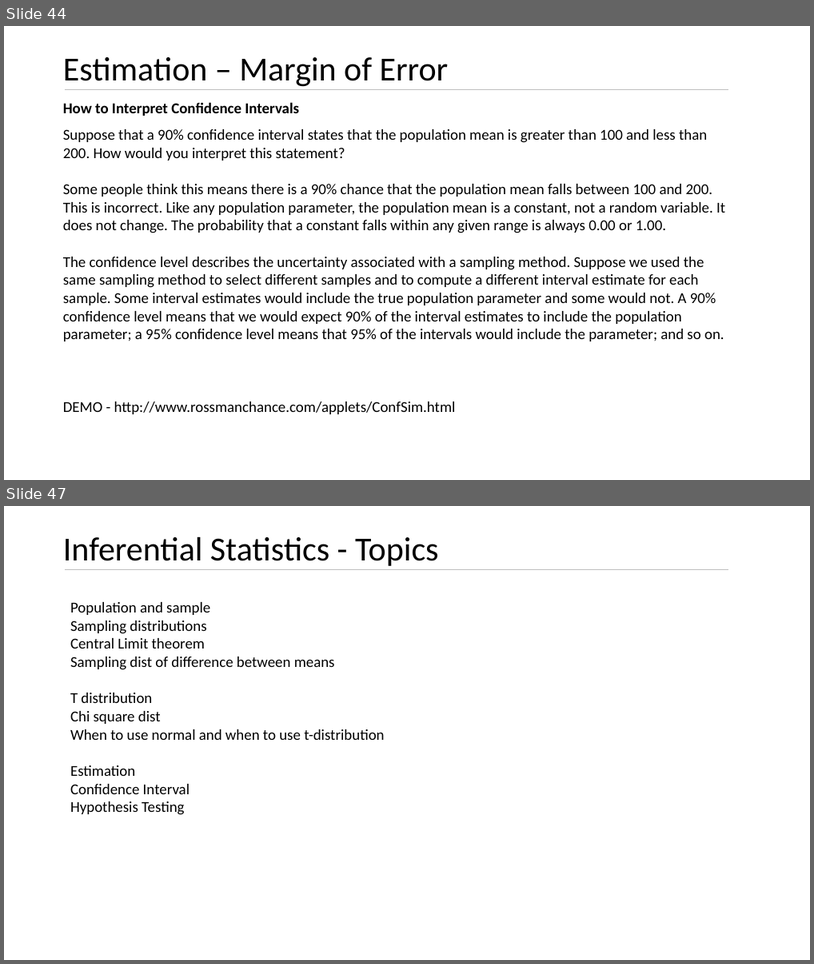
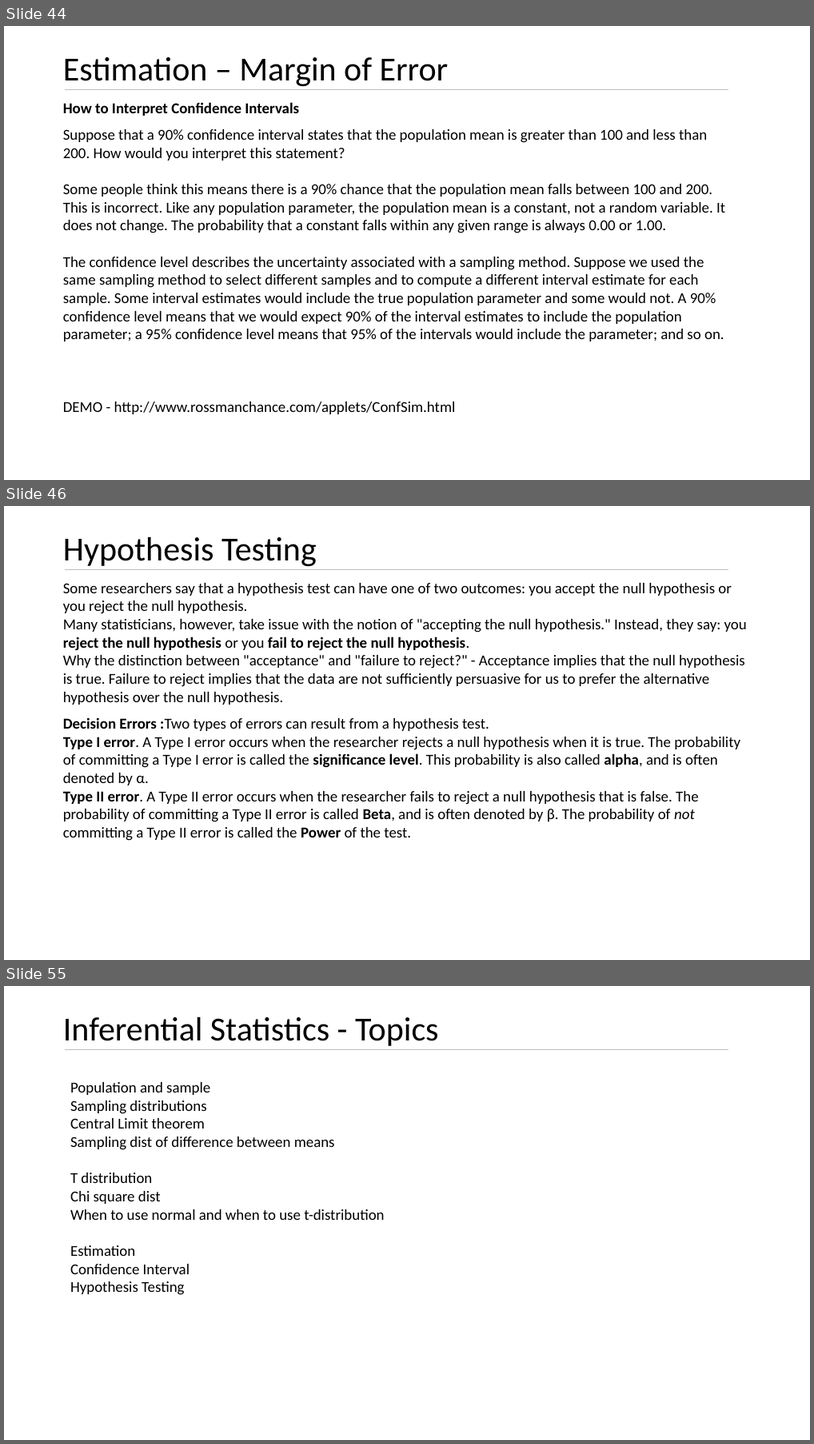
Before and after one commit to kushkul/Intro-to-Analytics, a slide deck: Statistics/Lesson 7 Inferential Statistics.pptx. Shown one above the other, each under a label of ours: slides 44 and 47 before the commit, slides 44, 46 and 55 after it; the slides between them are not shown. The pictures are 814x964 and 814x1444 pixels, drawn with LibreOffice and Linux fonts; fonts in the diff are those of the drawing. Boxes give left, top, right and bottom in pixels: in the first picture for what was removed or moved away, otherwise in the second. Text is boxed around its words. In the diff, an @@ line names an element or a change of style, - is before the commit and + after.

Commit message:
Add hypothesis testing basics

```diff
--- a/Statistics/Lesson 7 Inferential Statistics.pptx
+++ b/Statistics/Lesson 7 Inferential Statistics.pptx
@@ slide 46 added at (x1=4, y1=506, x2=810, y2=960), background #FFFFFF @@
@@ title added at (x1=63, y1=537, x2=317, y2=567), 40 pt, text #000000 @@
+Hypothesis Testing
@@ line added from (65, 569) to (730, 569), #BFBFBF 0.5 pt @@
@@ text added at (x1=63, y1=583, x2=747, y2=840), 18 pt, text #000000 @@
+Some researchers say that a hypothesis test can have one of two outcomes: you accept the null hypothesis or you reject the null hypothesis.
+Many statisticians, however, take issue with the notion of "accepting the null hypothesis." Instead, they say: you reject the null hypothesis or you fail to reject the null hypothesis.
+Why the distinction between "acceptance" and "failure to reject?" - Acceptance implies that the null hypothesis is true. Failure to reject implies that the data are not sufficiently persuasive for us to prefer the alternative hypothesis over the null hypothesis.
+Decision Errors :Two types of errors can result from a hypothesis test.
+Type I error. A Type I error occurs when the researcher rejects a null hypothesis when it is true. The probability of committing a Type I error is called the significance level. This probability is also called alpha, and is often denoted by α.
+Type II error. A Type II error occurs when the researcher fails to reject a null hypothesis that is false. The probability of committing a Type II error is called Beta, and is often denoted by β. The probability of not committing a Type II error is called the Power of the test.
@@ what was slide 47 is now slide 55 @@
```
Also in this commit, not shown: 3 slides changed, 8 other slides added, 1 slide removed.
